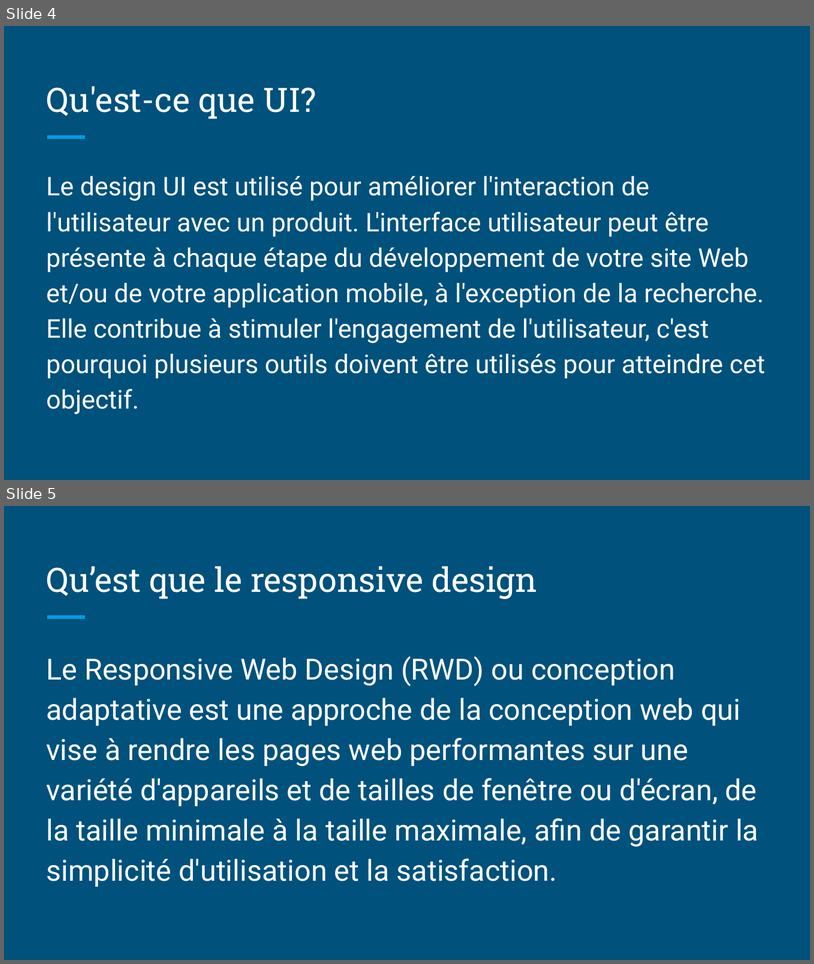
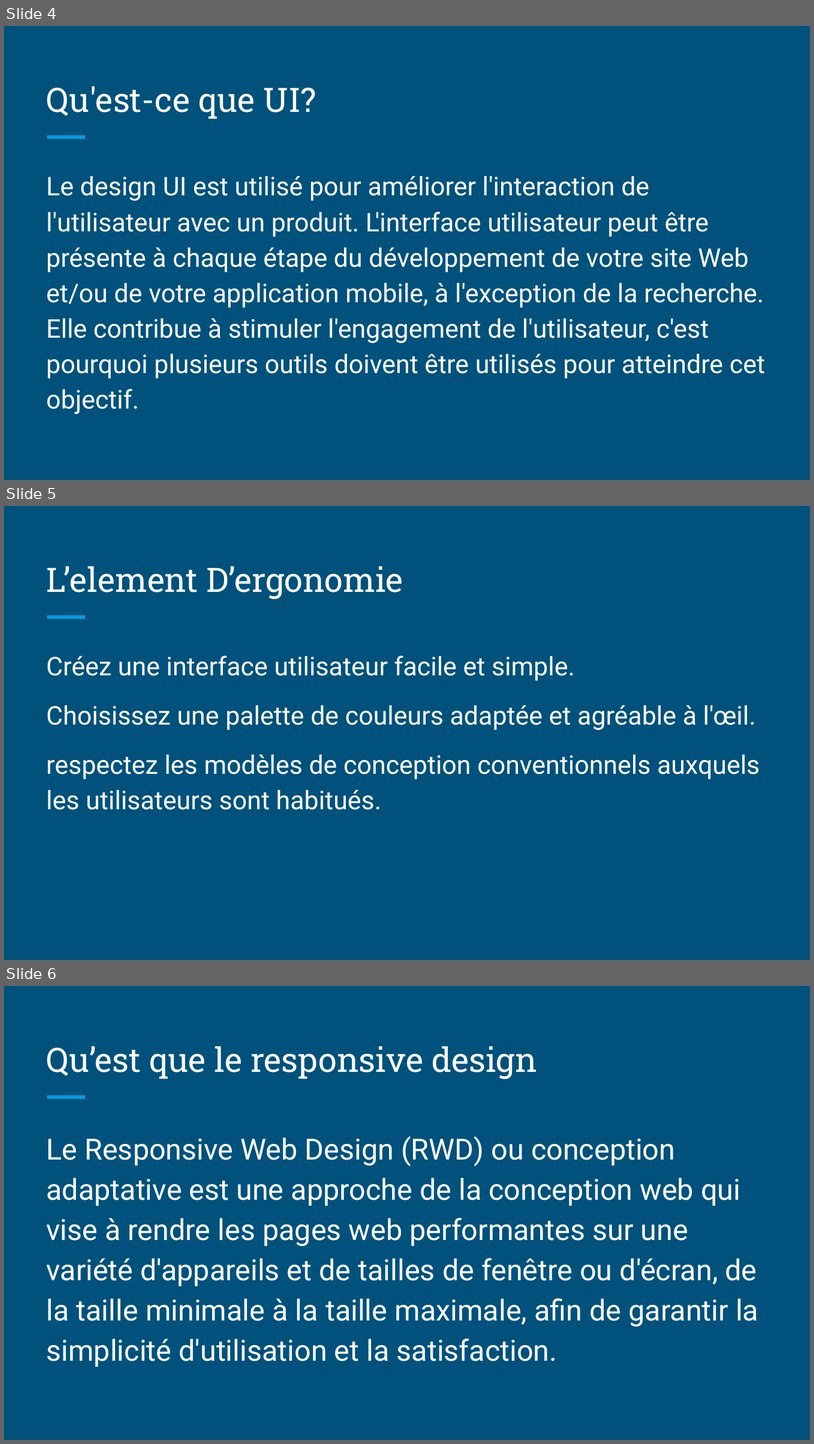
Before and after one commit to hirotachi/design-brief, a slide deck: design_notions_definitions.pptx. Shown one above the other, each under a label of ours: slides 4 and 5 before the commit, slides 4, 5 and 6 after it. The pictures are 814x964 and 814x1444 pixels, drawn with LibreOffice and Linux fonts; fonts in the diff are those of the drawing. Boxes give left, top, right and bottom in pixels: in the first picture for what was removed or moved away, otherwise in the second. Text is boxed around its words. In the diff, an @@ line names an element or a change of style, - is before the commit and + after.

Commit message:
add ergonomique elements

```diff
--- a/design_notions_definitions.pptx
+++ b/design_notions_definitions.pptx
@@ slide 5 added at [4,506,810,960], background #00517C; not listed: 1 template element that a slide beside it also shows @@
@@ title added at [46,566,404,599], 30 pt, text #FFFFFF @@
+L’element D’ergonomie
@@ text added at [46,655,760,810], 23 pt, text #FFFFFF @@
+Créez une interface utilisateur facile et simple.
+Choisissez une palette de couleurs adaptée et agréable à l'œil.
+respectez les modèles de conception conventionnels auxquels les utilisateurs sont habitués.
@@ what was slide 5 is now slide 6 @@
```
